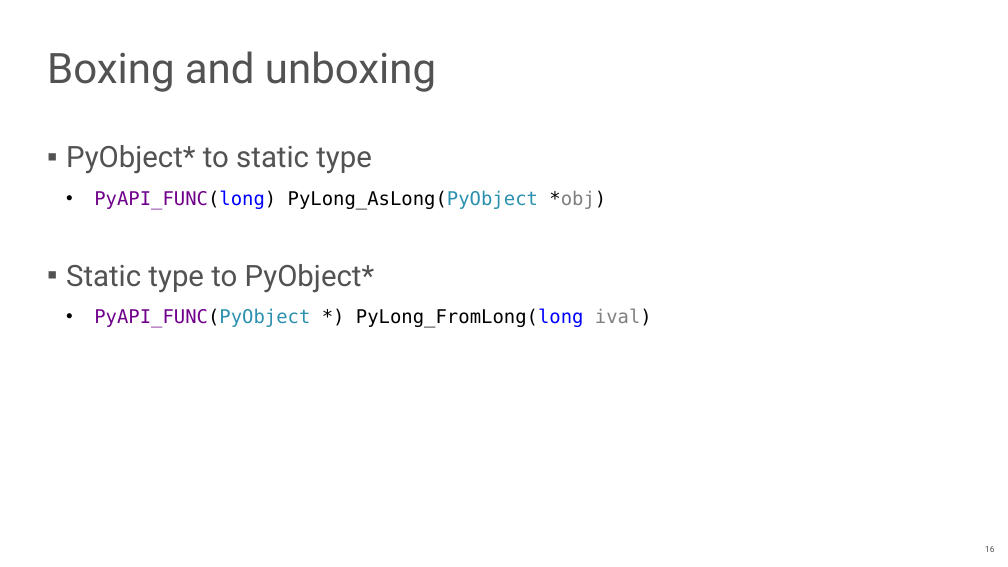
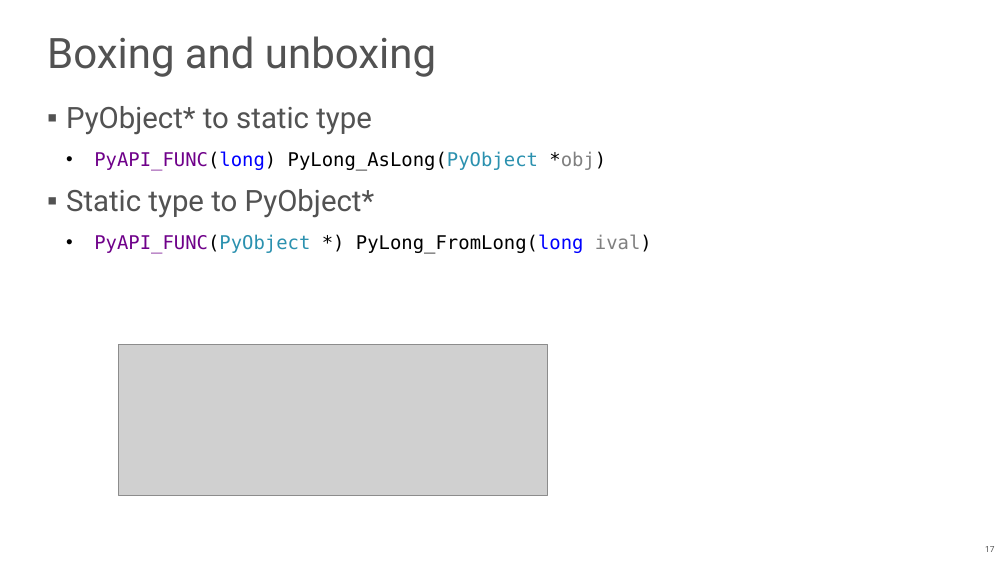
Before and after one commit to NN-complr-tech/Complr-course-lectures, a slide deck: slide 17 of 10-Python-internals-and-JIT-compilers.pptx (slide 16 before the commit). Drawn at 1008x567 pixels with LibreOffice and Linux fonts; fonts in the diff are those of the drawing; grey boxes stand for pictures. Boxes give left, top, right and bottom in pixels: in the first picture for what was removed or moved away, otherwise in the second. Text is boxed around its words. In the diff, an @@ line names an element or a change of style, - is before the commit and + after.

```diff
--- a/10-Python-internals-and-JIT-compilers.pptx
+++ b/10-Python-internals-and-JIT-compilers.pptx
@@ title "Boxing and unboxing": place and size @@
-title "Boxing and unboxing" at (47, 51, 436, 92)
+title "Boxing and unboxing" at (47, 36, 436, 77)
@@ text "PyObject* to static type" rewrapped from (66, 145, 652, 328) to (66, 106, 652, 254) @@
@@ picture added at (119, 345, 548, 495) @@
@@ page number at (985, 546, 994, 552): text changed @@
-16
+17
```
Also in this commit, not shown: 4 other slides changed, 8 slides added.
